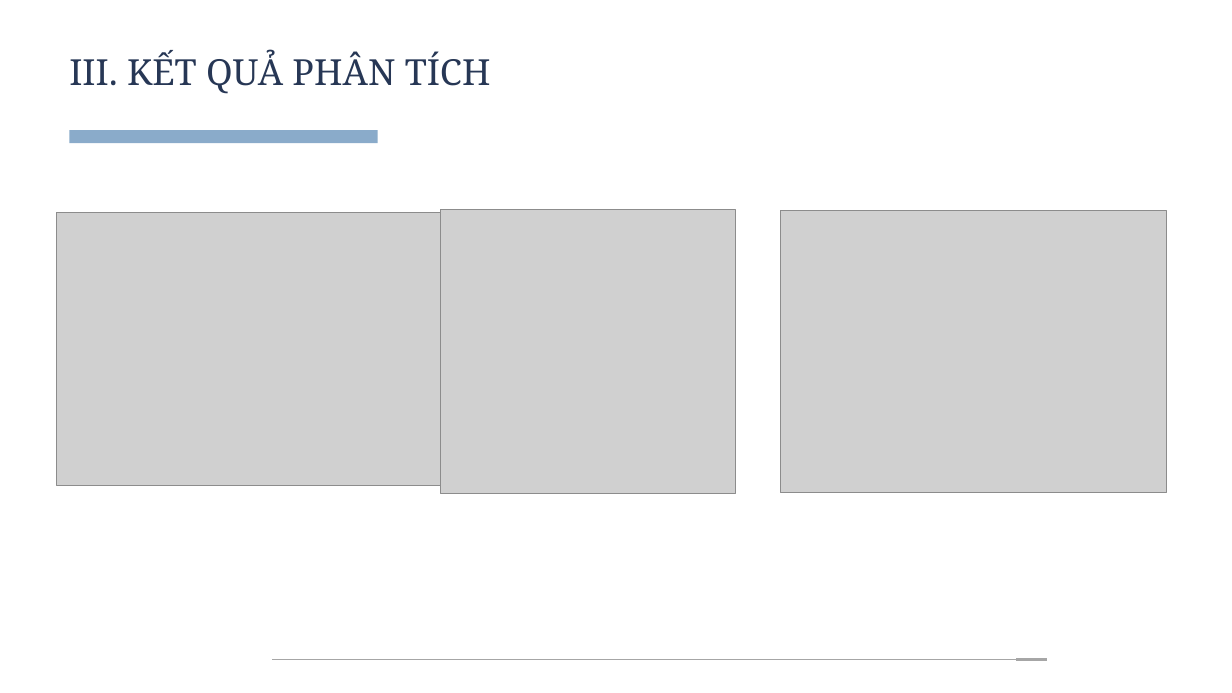
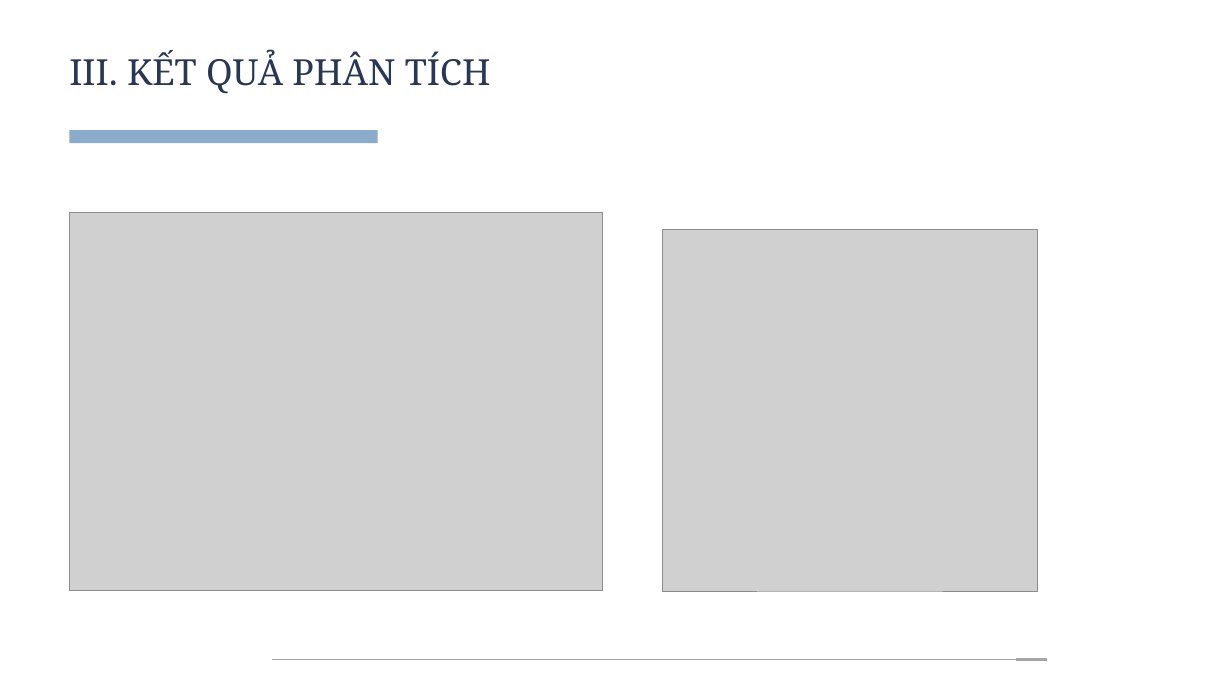
Before and after one commit to n0aHVN/Nhom01_BDML_02, a slide deck: slide 8 of Final/Nhom01.pptx (slide 7 before the commit). Drawn at 1232x693 pixels with LibreOffice and Linux fonts; fonts in the diff are those of the drawing; grey boxes stand for pictures. Boxes give left, top, right and bottom in pixels: in the first picture for what was removed or moved away, otherwise in the second. Text is boxed around its words. In the diff, an @@ line names an element or a change of style, - is before the commit and + after.

```diff
--- a/Final/Nhom01.pptx
+++ b/Final/Nhom01.pptx
@@ picture: place and size @@
-picture at [57,212,441,485]
+picture at [69,212,602,591]
@@ picture: place and size @@
-picture at [440,210,735,494]
+picture at [662,230,1037,591]
@@ picture removed at [780,211,1166,492] @@
```
Also in this commit, not shown: 3 other slides changed, 2 slides added, 1 other file.
